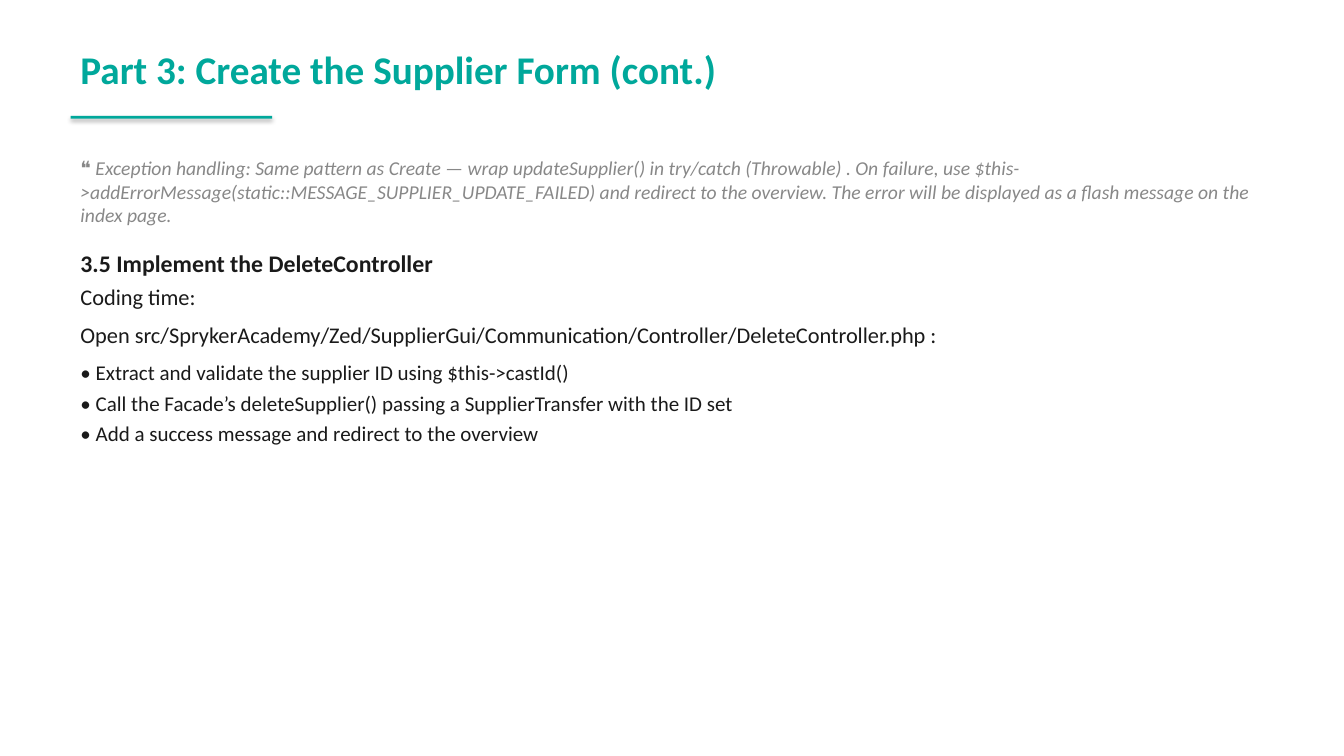
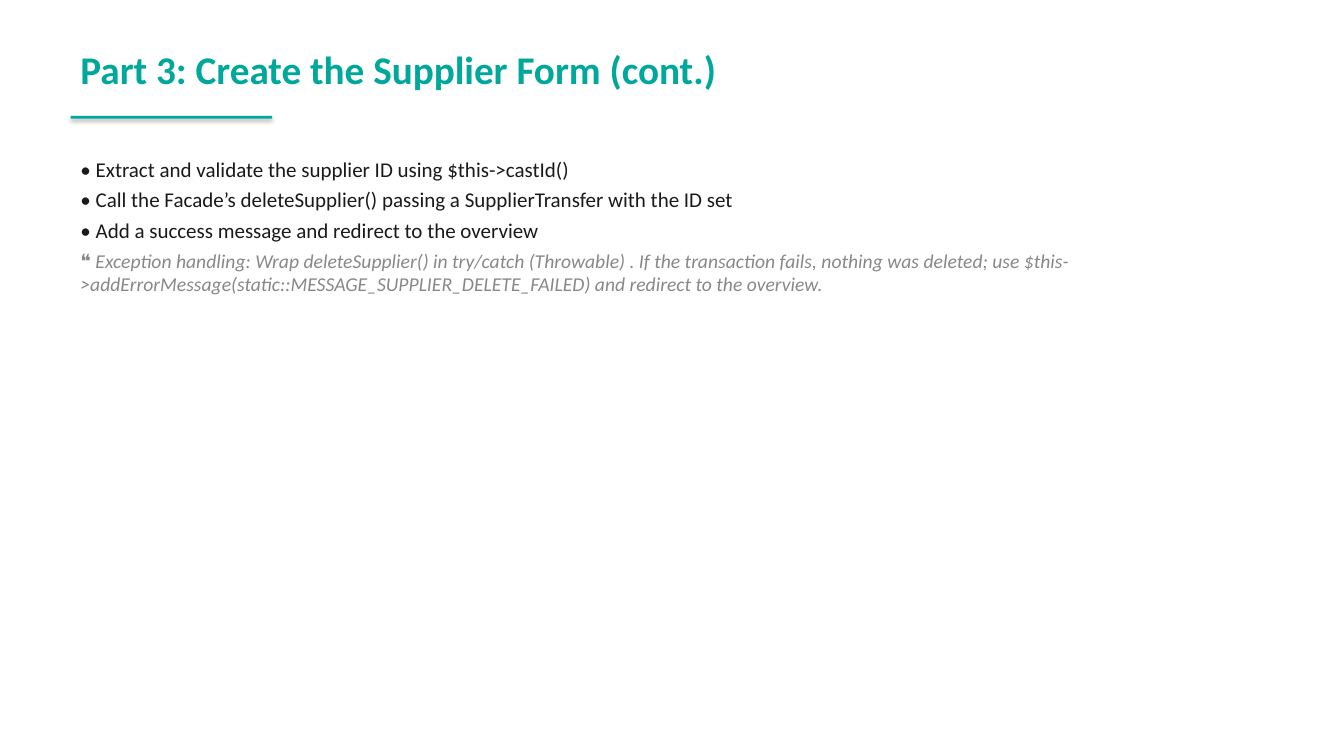
Before and after one commit to spryker-academy/instructor-exercises, a slide deck: slide 58 of guides-pptx/spryker-academy-professional.pptx (slide 56 before the commit). Drawn at 1344x756 pixels with LibreOffice and Linux fonts; fonts in the diff are those of the drawing. Boxes give left, top, right and bottom in pixels: in the first picture for what was removed or moved away, otherwise in the second. Text is boxed around its words. In the diff, an @@ line names an element or a change of style, - is before the commit and + after.

```diff
--- a/guides-pptx/spryker-academy-professional.pptx
+++ b/guides-pptx/spryker-academy-professional.pptx
@@ text at (x1=80, y1=161, x2=1249, y2=347): paragraphs removed @@
-❝ Exception handling: Same pattern as Create — wrap updateSupplier() in try/catch (Throwable) . On failure, use $this->addErrorMessage(static::MESSAGE_SUPPLIER_UPDATE_FAILED) and redirect to the overview. The error will be displayed as a flash message on the index page.
-3.5 Implement the DeleteController
-Coding time:
-Open src/SprykerAcademy/Zed/SupplierGui/Communication/Controller/DeleteController.php :
@@ text at (x1=80, y1=254, x2=1069, y2=294): paragraph added @@
+❝ Exception handling: Wrap deleteSupplier() in try/catch (Throwable) . If the transaction fails, nothing was deleted; use $this->addErrorMessage(static::MESSAGE_SUPPLIER_DELETE_FAILED) and redirect to the overview.
```
Also in this commit, not shown: 8 other slides changed, 1 slide added, 2 other files.
